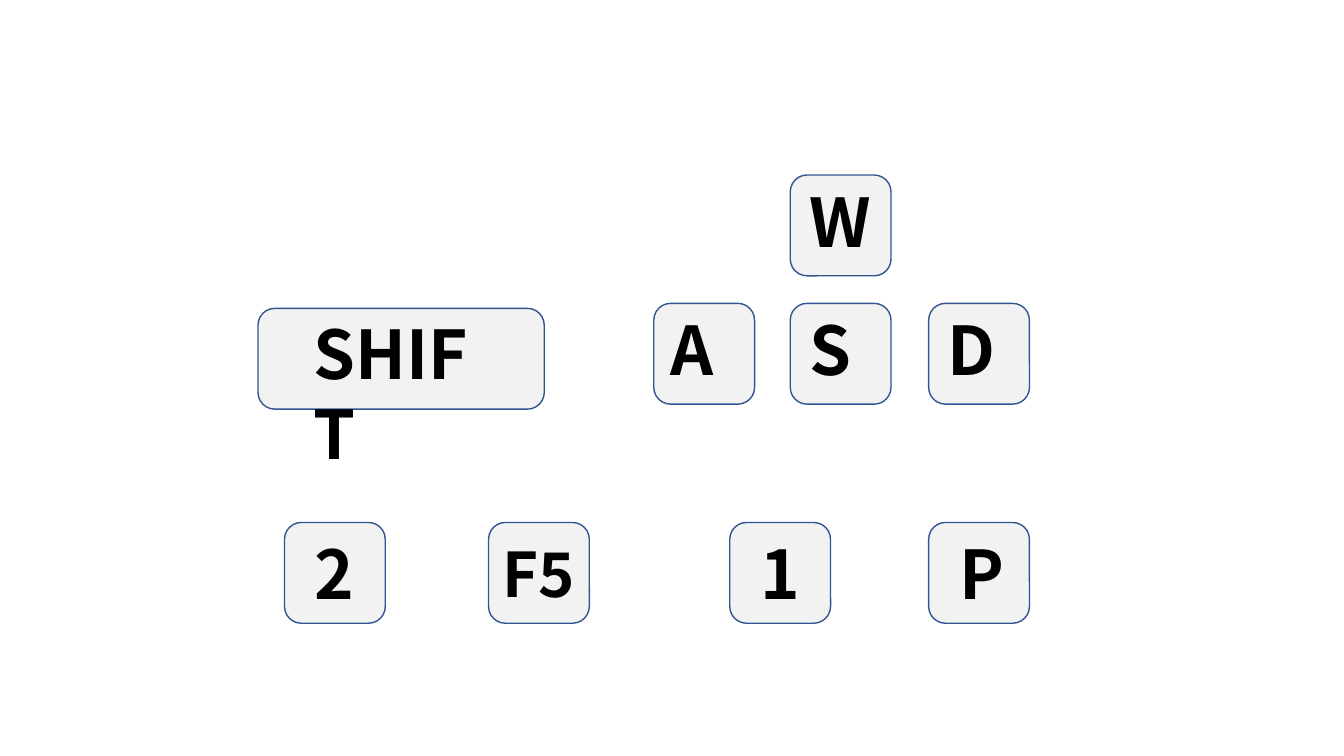
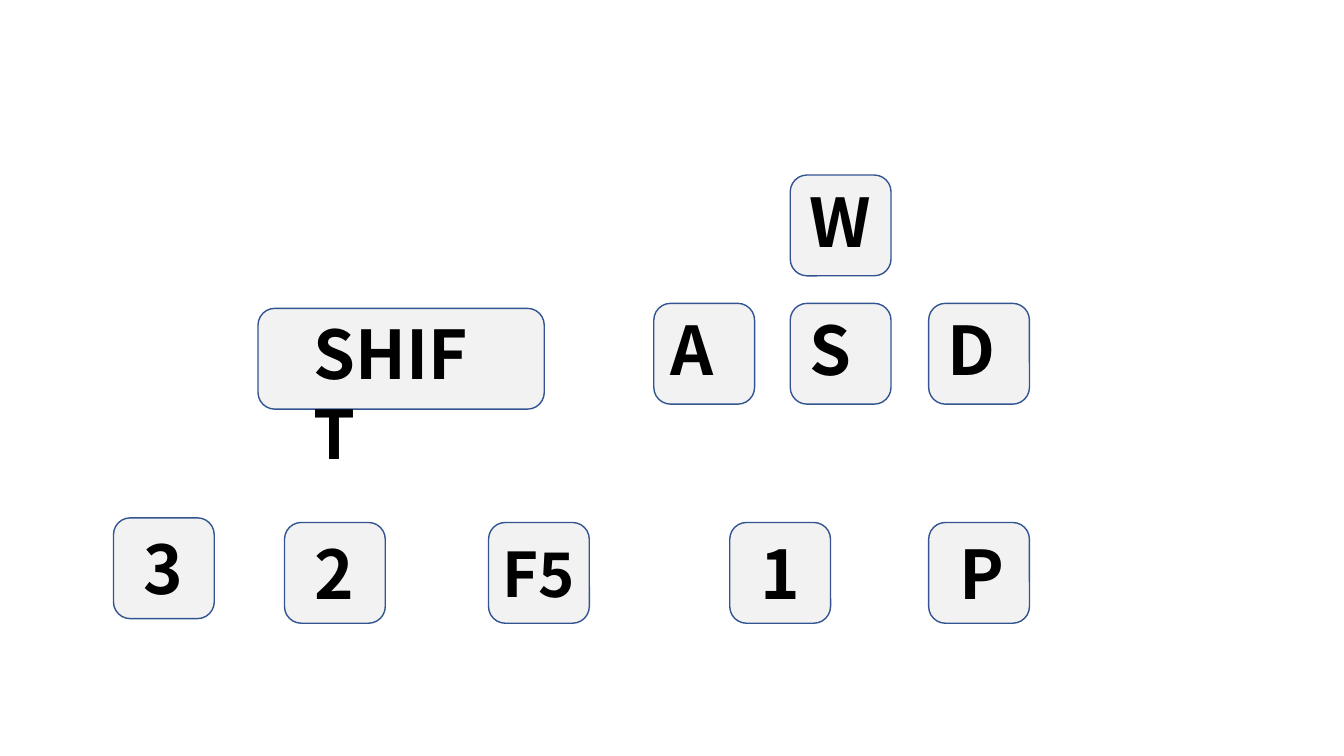
Before and after one commit to cflab2017/games, a slide deck: slide 2 of 테트리스 네트웍/doc/images.pptx. Drawn at 1344x756 pixels with LibreOffice and Linux fonts; fonts in the diff are those of the drawing. Boxes give left, top, right and bottom in pixels: in the first picture for what was removed or moved away, otherwise in the second. Text is boxed around its words. In the diff, an @@ line names an element or a change of style, - is before the commit and + after.

```diff
--- a/테트리스 네트웍/doc/images.pptx
+++ b/테트리스 네트웍/doc/images.pptx
@@ rounded rectangle added at [114,518,215,619], fill #F2F2F2, outline #325491 1 pt @@
@@ text added at [144,543,184,595], 48 pt, text #000000, bold @@
+3
```
Also in this commit, not shown: 5 other files.
